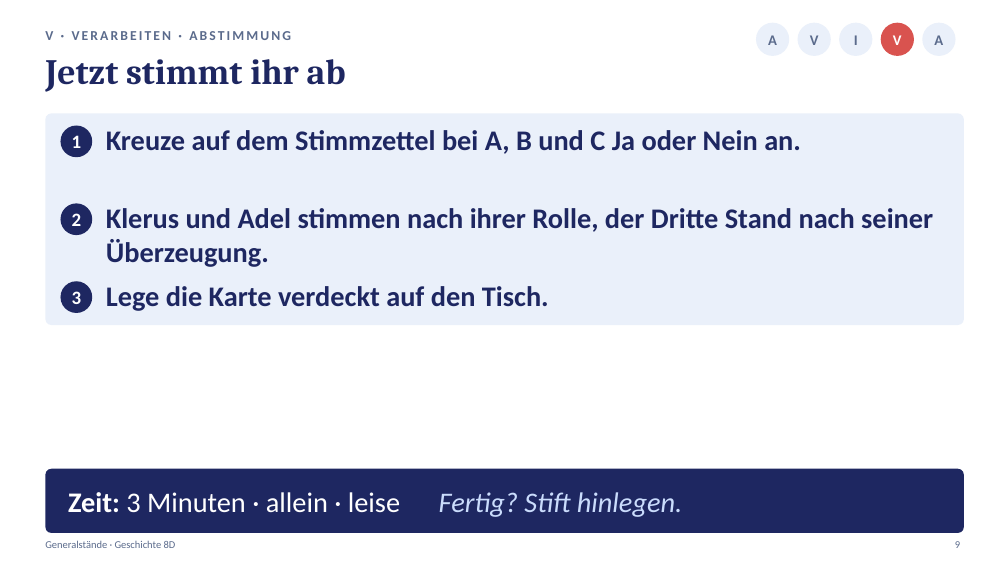
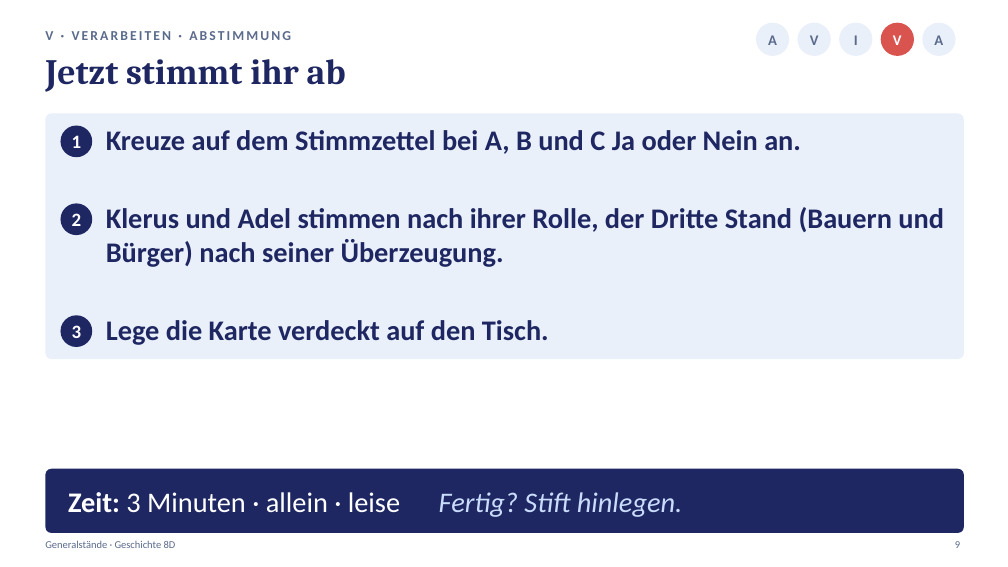
Before and after one commit to golzkonstantin-gif/Schule, a slide deck: slide 9 of Geschichte_8D/Generalstaende/Praesentation_Generalstaende_8D.pptx. Drawn at 1008x567 pixels with LibreOffice and Linux fonts; fonts in the diff are those of the drawing. Boxes give left, top, right and bottom in pixels: in the first picture for what was removed or moved away, otherwise in the second. Text is boxed around its words. In the diff, an @@ line names an element or a change of style, - is before the commit and + after.

```diff
--- a/Geschichte_8D/Generalstaende/Praesentation_Generalstaende_8D.pptx
+++ b/Geschichte_8D/Generalstaende/Praesentation_Generalstaende_8D.pptx
@@ rounded rectangle: place and size @@
-rounded rectangle at (45, 113, 964, 325)
+rounded rectangle at (45, 113, 964, 359)
@@ rounded rectangle at (45, 113, 964, 359): proportions changed @@
@@ text at (106, 207, 944, 267): text changed @@
-Klerus und Adel stimmen nach ihrer Rolle, der Dritte Stand nach seiner Überzeugung.
+Klerus und Adel stimmen nach ihrer Rolle, der Dritte Stand (Bauern und Bürger) nach seiner Überzeugung.
@@ 2 texts, 1 ellipse: place and size @@
-2 texts, 1 ellipse at (60, 281, 549, 313)
+2 texts, 1 ellipse at (60, 315, 549, 347)
```
Also in this commit, not shown: 8 other slides changed, 5 other files.
